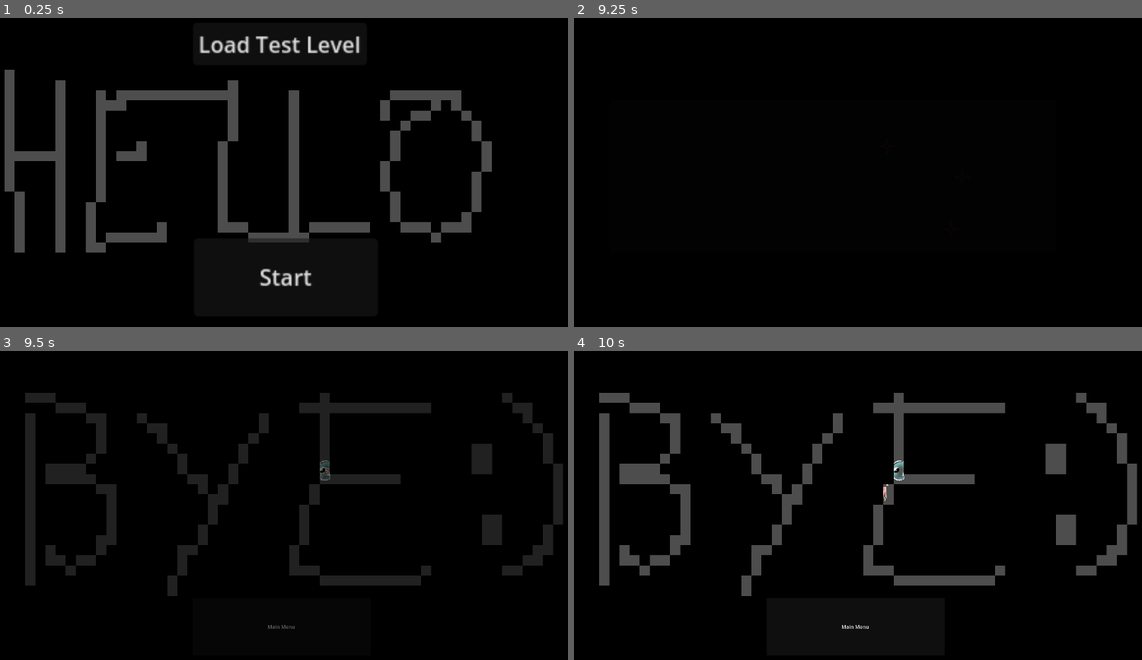
Above: before the commit, frames 1-4 (two rows, left to right).
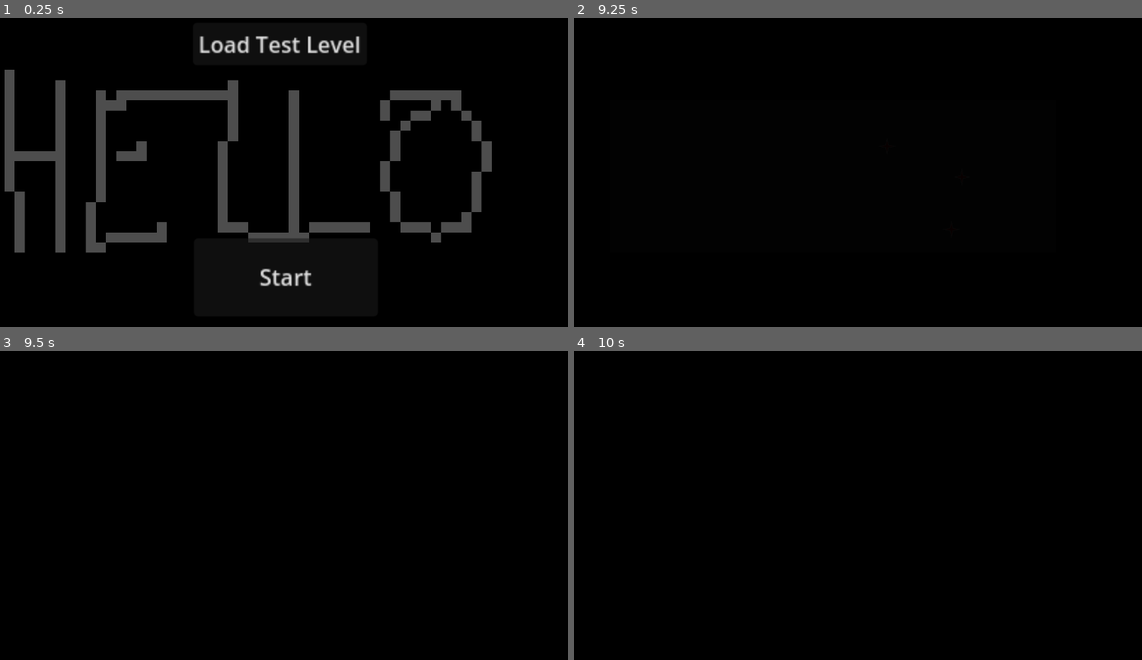
Above: after the commit, the same moments.

Repository: davifarhi/GGJ25-CrashSim-Untitled
Game: Godot game, scene res://scenes/dummy-flow/hello.tscn
Same seed, same stepped clock (60 frames per second), same inputs: the game is played once before the commit and once after it.
Inputs (mouse positions are in pixels of both pictures, inside the frame that each line leads up to):
- Up to frame 1 (0.25 s): no input
- Up to frame 2 (9.25 s): click "Start" at 0.5 s; move the mouse to (812, 237) at 1.27 s; click (812, 237) at 1.35 s; move the mouse to (1022, 221) at 2.02 s; tap Delete every 1.5 s from 2.1 to 8.1 s; move the mouse to (659, 119) at 2.77 s; click (659, 119) at 2.85 s; tap Enter at 3.5, 7.25 s; move the mouse to (875, 169) at 3.52 s; move the mouse to (750, 85) at 4.27 s; click (750, 85) at 4.35 s; move the mouse to (977, 153) at 5.02 s; move the mouse to (721, 187) at 5.77 s; click (721, 187) at 5.85 s; tap Space at 6.5, 8.75 s; move the mouse to (903, 95) at 6.52 s; move the mouse to (812, 237) at 7.27 s; click (812, 237) at 7.35 s; move the mouse to (1022, 221) at 8.02 s; move the mouse to (659, 119) at 8.77 s; click (659, 119) at 8.85 s
- Up to frame 3 (9.5 s): no input
- Up to frame 4 (10 s): move the mouse to (875, 502) at 9.52 s; tap Delete at 9.6 s

Frames 1-2 are identical in both runs. In frame 3, 9.6% of the frame differs, in the area x 4-100%, y 13-90%; in frame 4, 10%.
Error after the commit: Out of bounds get index '2' (on base: 'Array') (res://autoloads/game_manager.gd:104)

Commit message:
GameManager refacto to use an array for level files

Diff:
--- a/ggj-crashsim-untilted/autoloads/game_manager.gd
+++ b/ggj-crashsim-untilted/autoloads/game_manager.gd
@@ -6,10 +6,11 @@
 signal PreviousLevel
 signal GoToMainMenu
 
-const LAST_SCENE = 2
-const SCENE_FILES_BASE = "res://scenes/dummy-flow/"
+const LEVEL_FILES_BASE = "res://scenes/dummy-flow/"
+const LEVEL_FILES = ["scene1", "scene2"]
+var LAST_LEVEL = LEVEL_FILES.size()
 
-var next_scene: int = 1
+var next_level_idx: int = 0
 var is_scene_pausable: bool = true
 
 enum FADE_TO { BYE, LEVEL, MENU }
@@ -46,7 +47,7 @@
 
 
 func _launch_previous_level() -> void:
-	next_scene -= 1
+	next_level_idx -= 1
 	load_next_scene()
 
 
@@ -59,7 +60,7 @@
 
 
 func is_last_scene() -> bool:
-	return next_scene > LAST_SCENE
+	return next_level_idx > LAST_LEVEL
 
 
 func load_bye() -> void:
@@ -100,13 +101,13 @@
 func _on_fadeout_finished():
 	match next_fade_out_to:
 		FADE_TO.LEVEL:
-			var next_scene_formatted = SCENE_FILES_BASE + "scene"+ str(next_scene) + ".tscn"
+			var next_scene_formatted = LEVEL_FILES_BASE + LEVEL_FILES[next_level_idx] + ".tscn"
 			get_tree().change_scene_to_file(next_scene_formatted)
-			next_scene += 1
+			next_level_idx += 1
 		FADE_TO.BYE:
-			get_tree().change_scene_to_file(SCENE_FILES_BASE + "bye.tscn")
+			get_tree().change_scene_to_file(LEVEL_FILES_BASE + "bye.tscn")
 		FADE_TO.MENU:
-			get_tree().change_scene_to_file(SCENE_FILES_BASE + "hello.tscn")
-			next_scene = 1
+			get_tree().change_scene_to_file(LEVEL_FILES_BASE + "hello.tscn")
+			next_level_idx = 1
 
 	Fade.fade_in()
